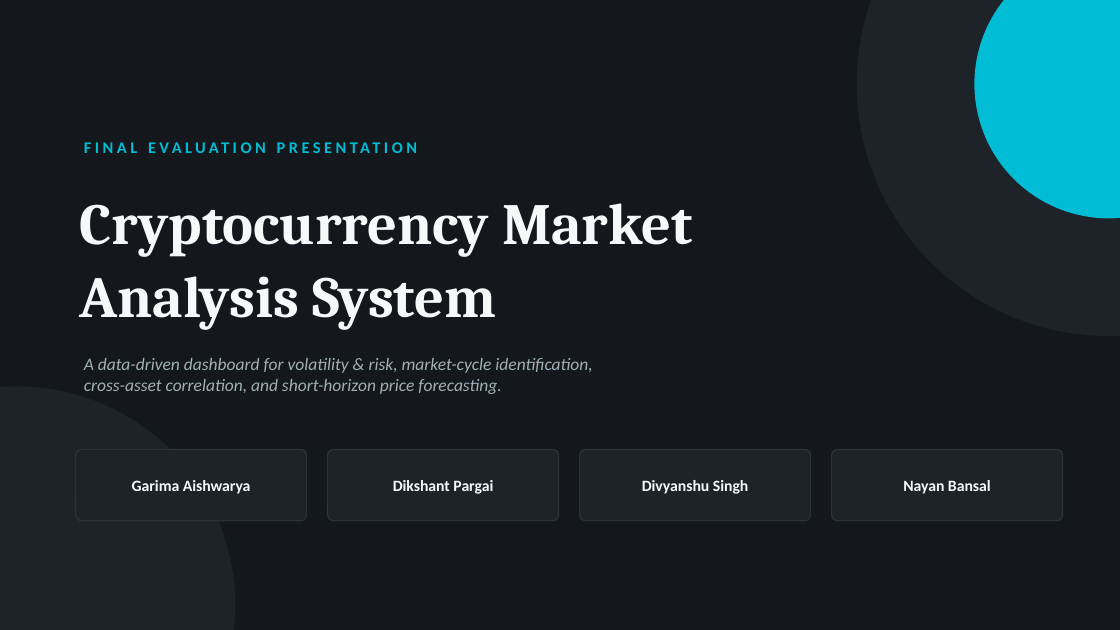
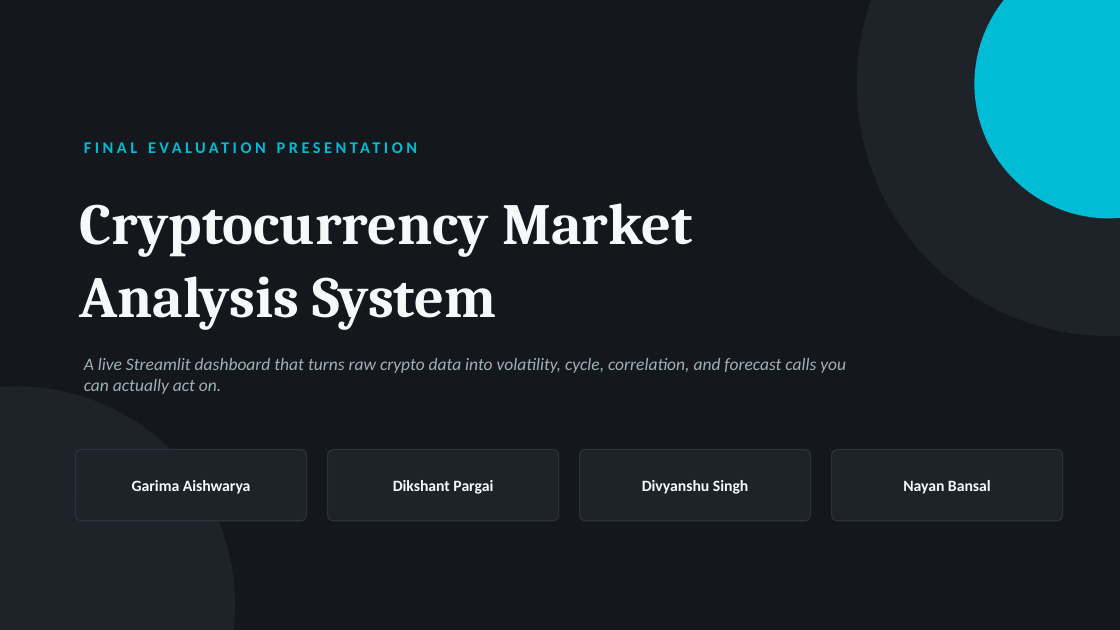
Before and after one commit to garimaaish1111/crypto-market-analysis, a slide deck: slide 1 of docs/Crypto_Market_Analysis_Final_Evaluation.pptx. Drawn at 1120x630 pixels with LibreOffice and Linux fonts; fonts in the diff are those of the drawing. Boxes give left, top, right and bottom in pixels: in the first picture for what was removed or moved away, otherwise in the second. Text is boxed around its words. In the diff, an @@ line names an element or a change of style, - is before the commit and + after.

```diff
--- a/docs/Crypto_Market_Analysis_Final_Evaluation.pptx
+++ b/docs/Crypto_Market_Analysis_Final_Evaluation.pptx
@@ text at [84, 358, 846, 394]: text changed @@
-A data-driven dashboard for volatility & risk, market-cycle identification,
-cross-asset correlation, and short-horizon price forecasting.
+A live Streamlit dashboard that turns raw crypto data into volatility, cycle, correlation, and forecast calls you can actually act on.
```
Also in this commit, not shown: 7 other slides changed, 6 slides added, 10 slides removed.
